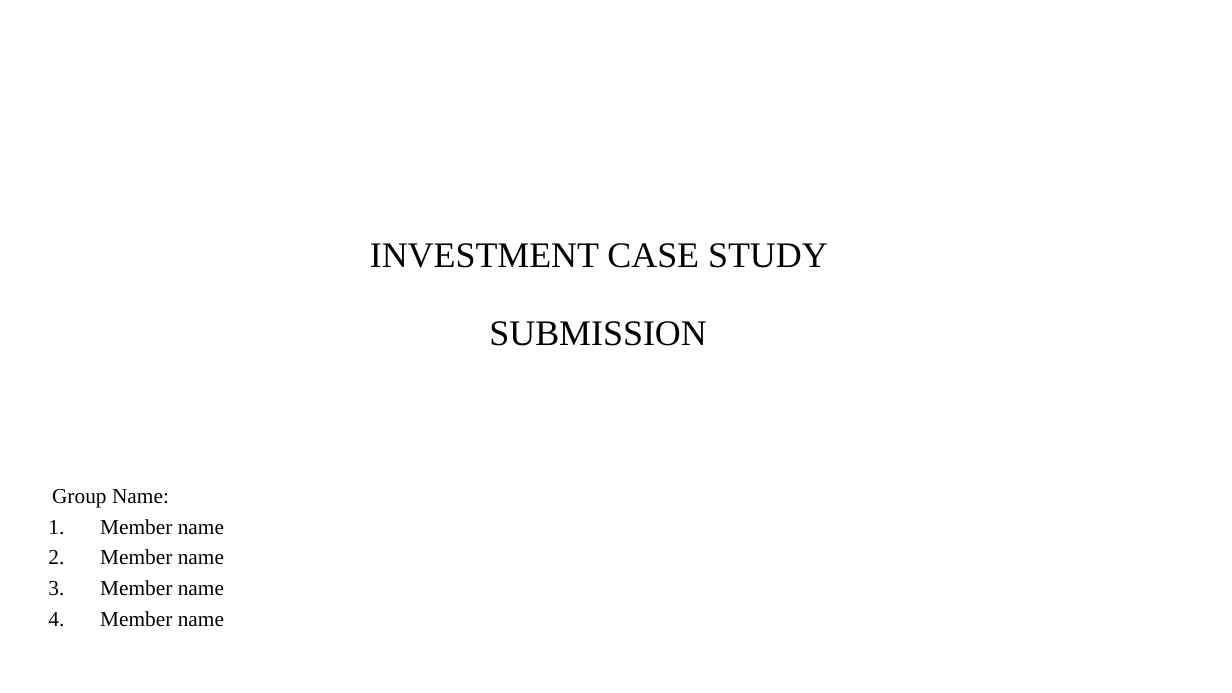
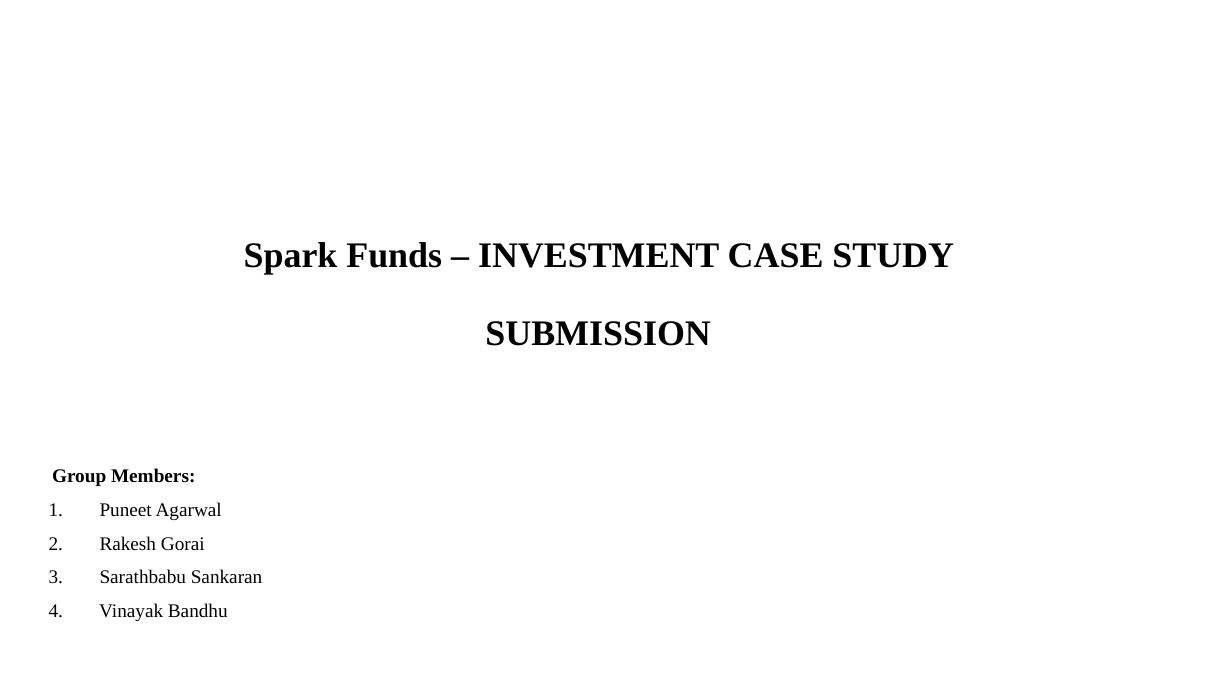
Before and after one commit to rakesgor/InvestmentGroupStudy, a slide deck: slide 1 of Spark Funds Presentation.pptx. Drawn at 1232x693 pixels with LibreOffice and Linux fonts; fonts in the diff are those of the drawing; background and template pictures are left out. Boxes give left, top, right and bottom in pixels: in the first picture for what was removed or moved away, otherwise in the second. Text is boxed around its words. In the diff, an @@ line names an element or a change of style, - is before the commit and + after.

```diff
--- a/Spark Funds Presentation.pptx
+++ b/Spark Funds Presentation.pptx
@@ title at <box>244,242,954,346</box>: text changed; bold on @@
-INVESTMENT CASE STUDY
-SUBMISSION
+Spark Funds – INVESTMENT CASE STUDY
+SUBMISSION
@@ subtitle at <box>52,468,263,621</box>: text changed; size 16.6 to 15 pt @@
-Group Name:
-1. Member name
-2. Member name
-3. Member name
-4. Member name
+Group Members:
+1. Puneet Agarwal
+2. Rakesh Gorai
+3. Sarathbabu Sankaran
+4. Vinayak Bandhu
```
Also in this commit, not shown: 1 other slide changed, 8 slides added, 8 slides removed.
